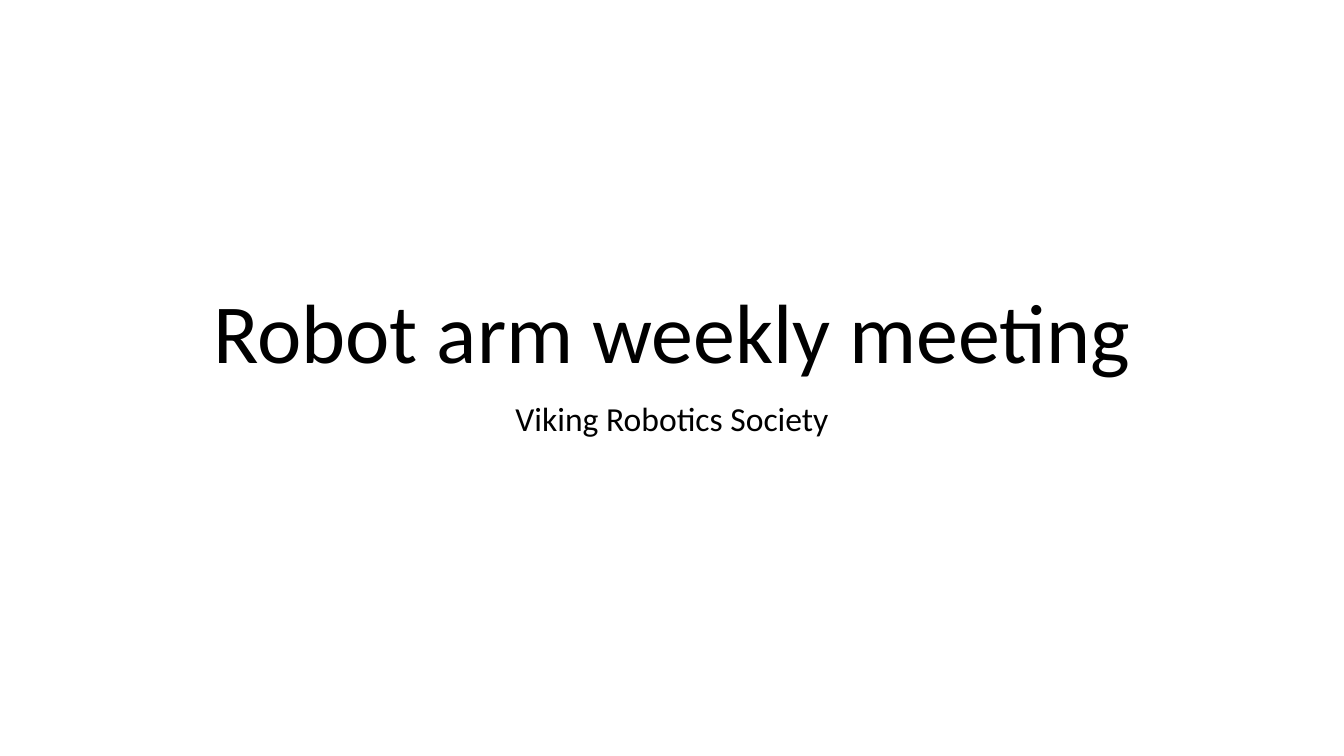
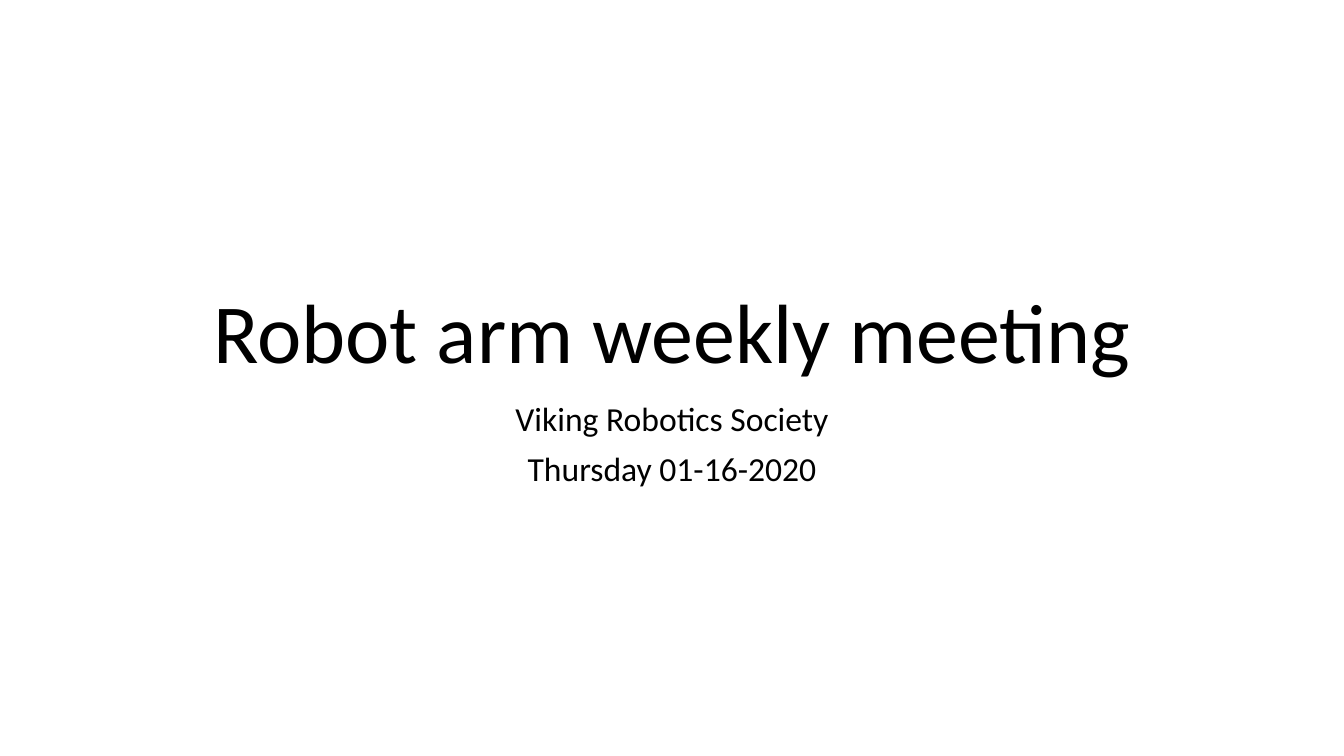
Before and after one commit to pdx-robotics/Robot-Arm, a slide deck: slide 1 of meeting_notes/genMeeting01_16_2020.pptx. Drawn at 1344x756 pixels with LibreOffice and Linux fonts; fonts in the diff are those of the drawing. Boxes give left, top, right and bottom in pixels: in the first picture for what was removed or moved away, otherwise in the second. Text is boxed around its words. In the diff, an @@ line names an element or a change of style, - is before the commit and + after.

```diff
--- a/meeting_notes/genMeeting01_16_2020.pptx
+++ b/meeting_notes/genMeeting01_16_2020.pptx
@@ subtitle at (x1=528, y1=457, x2=816, y2=487): paragraph added @@
+Thursday 01-16-2020
```
